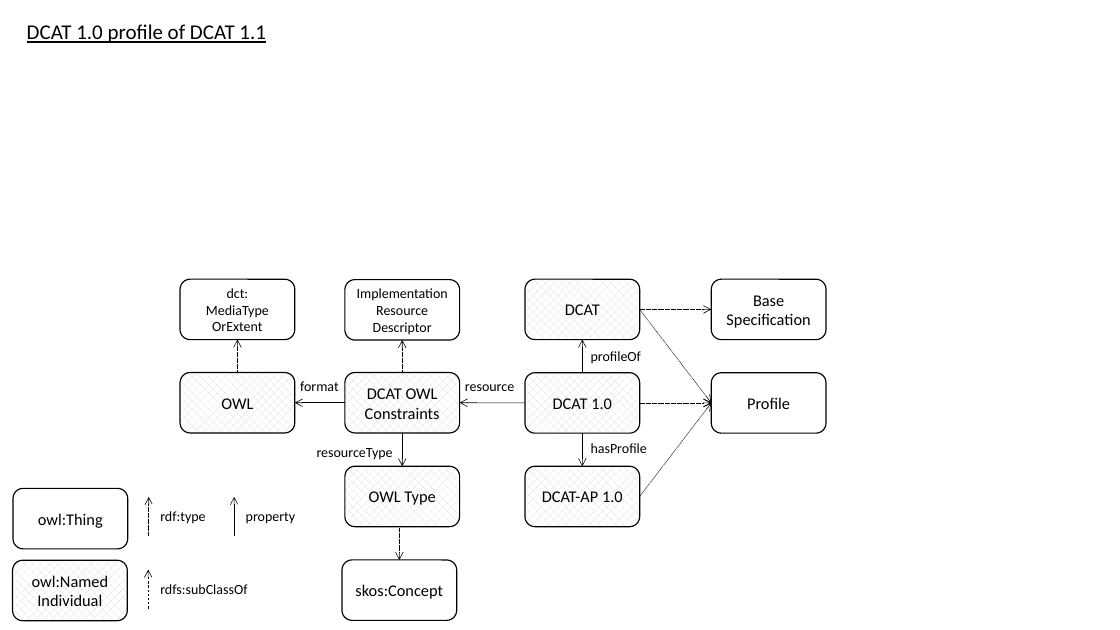
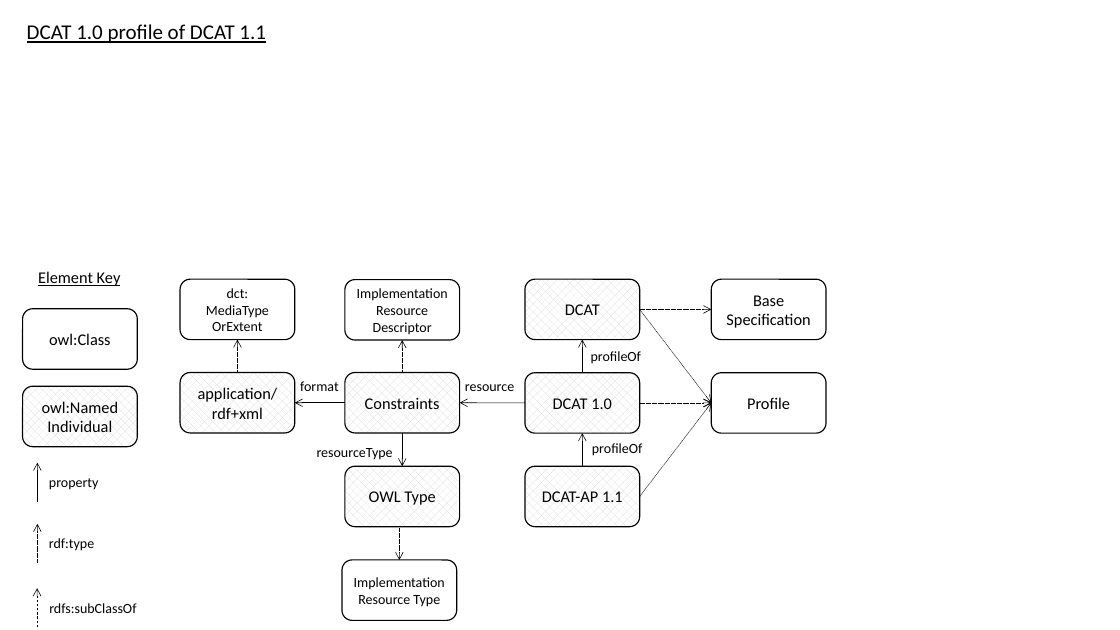
Before and after one commit to w3c/dxwg, a slide deck: slide 3 of profiledesc/profiledesc-diagrams.pptx. Drawn at 1120x630 pixels with LibreOffice and Linux fonts; fonts in the diff are those of the drawing. Boxes give left, top, right and bottom in pixels: in the first picture for what was removed or moved away, otherwise in the second. Text is boxed around its words. In the diff, an @@ line names an element or a change of style, - is before the commit and + after.

```diff
--- a/profiledesc/profiledesc-diagrams.pptx
+++ b/profiledesc/profiledesc-diagrams.pptx
@@ text added at <box>38,271,121,286</box>, 14 pt, text #000000, underline @@
+Element Key
@@ rounded rectangle added at <box>23,309,138,370</box>, outline #000000 1 pt, 14 pt, text #000000 @@
+owl:Class
@@ rounded rectangle "owl:Named Individual": place and size @@
-rounded rectangle "owl:Named Individual" at <box>13,560,128,621</box>
+rounded rectangle "owl:Named Individual" at <box>23,386,138,447</box>
@@ text in rounded rectangle at <box>198,387,278,419</box>: text changed @@
-OWL
+application/
+rdf+xml
@@ text in rounded rectangle at <box>365,398,440,409</box>: text changed @@
-DCAT OWL Constraints
+Constraints
@@ arrow moved from (582, 434) - (582, 466) to (582, 466) - (582, 434) @@
@@ text at <box>592,443,642,456</box>: text changed @@
-hasProfile
+profileOf
@@ arrow moved from (234, 536) - (234, 497) to (38, 502) - (38, 463) @@
@@ text "property": place and size @@
-text "property" at <box>246,512,296,524</box>
+text "property" at <box>49,478,99,490</box>
@@ rounded rectangle removed at <box>13,488,128,549</box> @@
-owl:Thing
@@ text in rounded rectangle at <box>542,491,623,502</box>: text changed @@
-DCAT-AP 1.0
+DCAT-AP 1.1
@@ arrow moved from (149, 536) - (149, 497) to (38, 563) - (38, 524) @@
@@ text "rdf:type": place and size @@
-text "rdf:type" at <box>160,511,205,524</box>
+text "rdf:type" at <box>49,538,94,551</box>
@@ arrow moved from (148, 609) - (148, 570) to (37, 628) - (37, 588) @@
@@ text "rdfs:subClassOf": place and size @@
-text "rdfs:subClassOf" at <box>160,584,247,594</box>
+text "rdfs:subClassOf" at <box>49,603,136,613</box>
@@ text in rounded rectangle at <box>354,577,445,607</box>: text changed; size 14 to 12 pt @@
-skos:Concept
+Implementation Resource Type
```
Also in this commit, not shown: 3 other slides changed, 5 other files.
